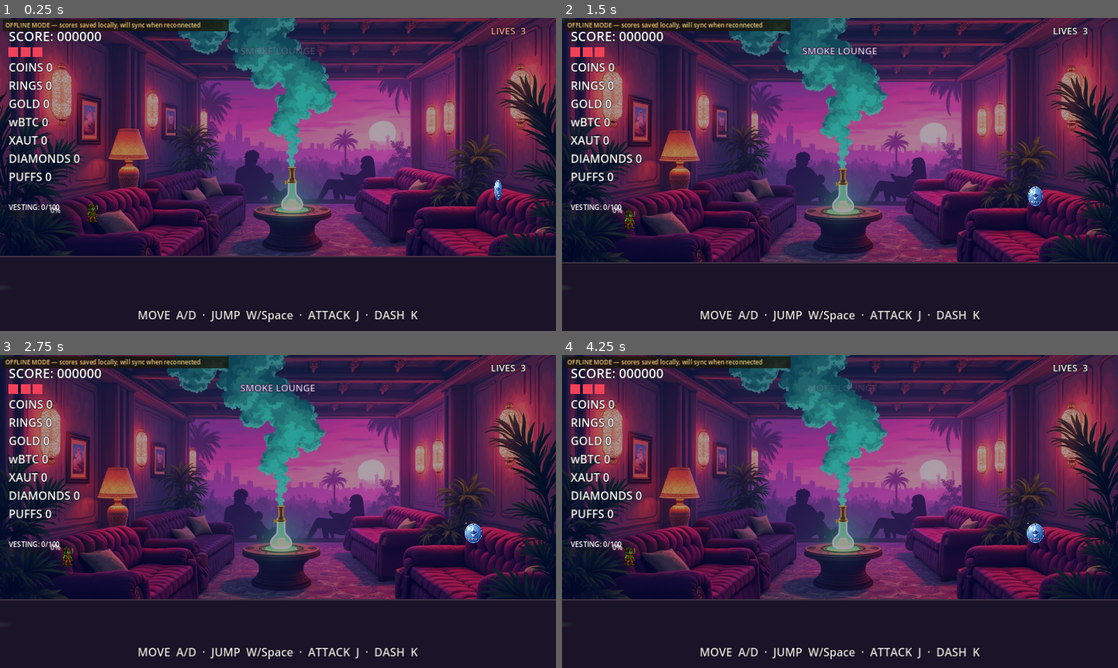
Above: before the commit, frames 1-4 (two rows, left to right).
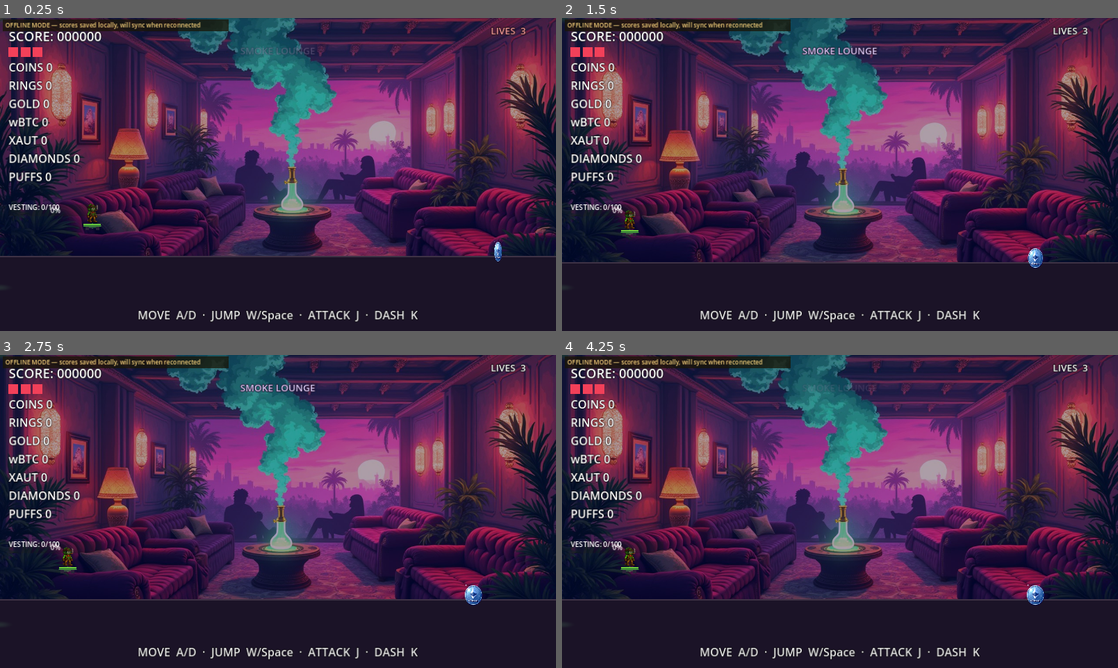
Above: after the commit, the same moments.

Repository: youngstunners88/GM-GAME
Game: Godot game, scene res://src/level/secret_realm.tscn
The game is run twice, just before and just after one commit, with the same random seed, the same clock (stepped at 60 frames per second) and the same inputs. This scene is started directly instead of the project's main scene. Sound files missing from this copy of the repository are replaced by a short silence.
Inputs (mouse positions are in pixels of both pictures, inside the frame that each line leads up to):
- Up to frame 1 (0.25 s): no input
- Up to frame 2 (1.5 s): tap Enter at 0.5 s; move the mouse to (962, 158) at 0.52 s; hold D (move_right) 0.53-1.25 s; hold Space (jump) 0.53-1.25 s; click (962, 158) at 0.67 s; drag from (728, 190) to (628, 227) at 1.27 s
- Up to frame 3 (2.75 s): move the mouse to (333, 442) at 2.02 s; hold A (move_left) from 2.03 s (still down); hold Space (jump) from 2.03 s (still down); tap K (dash) at 2.1 s; click (333, 442) at 2.17 s
- Up to frame 4 (4.25 s): release A (move_left) at 2.75 s; release Space (jump) at 2.75 s; drag from (812, 574) to (628, 564) at 2.77 s; move the mouse to (1006, 558) at 3.52 s; hold D (move_right) from 3.53 s (still down); hold Shift (sprint) from 3.53 s (still down); click (1006, 558) at 3.67 s; tap Space (jump) at 3.77, 3.8, 4.07 s

The runs differ from the first frame. In frame 1, 0.2% of the frame differs, in the area x 15-91%, y 51-78%; in frame 2, 0.3%; in frame 3, 0.4%, in the area x 10-87%, y 53-80%; in frame 4, 0.4%.
Error in both runs: Invalid call. Nonexistent function 'is_action_just_pressed' in base 'InputEventKey'. (res://src/ui/pause_menu.gd:12)

Commit message:
fix(owner-screenshots): Smoke Lounge skate cruise + third boss two-way damage
P4 Smoke Lounge skateboard (founder: skate to the tokens, no jumping):
  - Every reward moved to skate height. They were at FLOOR_SURFACE_Y-170 and
    -260, i.e. 170-260px above a floor Lil Blunt's ~32px body stands on, so
    EVERY token required a jump - the exact platforming the lounge is not
    meant to be. Now spawned at world y=632, measured against the real
    hurtbox band (630..658) rather than estimated.
  - Board drawn under him from primitives, anchored so the wheels sit on the
    floor. Corrected after review: the player's collision origin is TOP-LEFT
    with feet at +32, not centred, so my first offsets left it hovering.
  - Mouse steering via a new opt-in Player.steer_override (keyboard always
    wins). Gated on the pointer actually being used - a first pass would
    have had a cursor resting off-centre steer him away forever with the
    player's hands off the controls.
  Numbers from a Grok 4.5 spec, each one cross-checked against player.tscn;
  three of its suggestions were rejected as wrong (camera lookahead is a
  shared const the campaign uses, a wheel-spin unit error, and a sprite
  tint that _update_sprite_color overwrites every frame).

P8 Third boss unimpacted both ways - ROOT CAUSE: claim_jumper.tscn's Hitbox
  Area2D shipped with collision_layer = 0 AND collision_mask = 0. A mask of
  0 detects nothing and a layer of 0 is detected by nothing, so neither
  body_entered (boss hurts player) nor area_entered (player's projectiles
  hurt boss) could ever fire. The two working bosses both use layer 4 /
  mask 70. The root CharacterBody2D also had no layers at all, defaulting
  to the World layer. Set to match the Auditor/Distributor convention, and
  the hitbox now monitors for the whole fight like the Distributor's does
  (incoming damage stays gated by take_damage's own VULNERABLE check).

Gates: script_compile 115/78 PASS.

Diff:
--- a/src/boss/claim_jumper.gd
+++ b/src/boss/claim_jumper.gd
@@ -59,6 +59,14 @@
 	hitbox_shape.shape = collision.shape
 	hitbox.body_entered.connect(_on_hitbox_body_entered)
 	hitbox.area_entered.connect(_on_hitbox_area_entered)
+	# Detect overlaps for the WHOLE fight, not only the VULNERABLE window —
+	# the same contract the Distributor uses. Founder: "the third boss is
+	# unimpacted by Lil Blunt's strikes and vice versa". Incoming damage is
+	# still gated by take_damage()'s own VULNERABLE check below, so this does
+	# not make him a free target; it is what makes walking into him actually
+	# cost the player something.
+	hitbox.set_deferred("monitoring", true)
+	hitbox.set_deferred("monitorable", true)
 	boss_display_name = "The Claim Jumper"
 	_setup_health_bar()
 	BossVoiceSystem.set_active(self, BOSS_ID)
--- a/src/boss/claim_jumper.tscn
+++ b/src/boss/claim_jumper.tscn
@@ -7,6 +7,8 @@
 size = Vector2(80, 80)
 
 [node name="ClaimJumper" type="CharacterBody2D"]
+collision_layer = 4
+collision_mask = 13
 script = ExtResource("1_claim_jumper")
 
 [node name="ColorRect" type="Node2D" parent="."]
@@ -19,8 +21,8 @@
 shape = SubResource("RectangleShape2D_1")
 
 [node name="Hitbox" type="Area2D" parent="."]
-collision_layer = 0
-collision_mask = 0
+collision_layer = 4
+collision_mask = 70
 
 [node name="CollisionShape2D" type="CollisionShape2D" parent="Hitbox"]
 shape = SubResource("RectangleShape2D_1")
--- a/src/level/secret_realm.gd
+++ b/src/level/secret_realm.gd
@@ -46,6 +46,7 @@
 	_setup_under_floor_skirt()
 	_setup_ground_smoke()
 	_spawn_player()
+	_setup_skateboard()
 	_setup_rewards()
 	_setup_bong_alcove(BOUNDS * 0.33)
 	_setup_protocol_plinth(BOUNDS * 0.55)
@@ -60,6 +61,7 @@
 		AudioManager.play_voice("secret_ambient"))
 
 func _process(delta: float) -> void:
+	_update_skate(delta)
 	# Performance budget (spec 1.2): dynamic emission reduction below 45 FPS
 	# rather than a fixed cap that never adapts to a slower device.
 	if _smoke == null or not is_instance_valid(_smoke):
@@ -145,6 +147,113 @@
 		if b.is_in_group("player") and b.has_method("pit_death"):
 			b.pit_death())
 	add_child(kz)
+
+## THE SKATE CRUISE (founder, 2026-08-04): "Lil Blunt having a skateboard and
+## skating through the Smoke Lounge as opposed to walking through so that the
+## play is not jumping to the token but instead is pressing the keyboard
+## arrows or using the mouse to direct Lil Blunt to the tokens".
+##
+## Deliberately implemented as DRESSING + INPUT, not as a new physics mode:
+##   * every collectible now sits at skate height (see _setup_rewards), so
+##     the room is cleared by pure left/right travel and jumping is never
+##     required for anything;
+##   * a board is drawn under Lil Blunt so he reads as riding, not walking;
+##   * the mouse can steer (hold anywhere / move the cursor) via the player's
+##     opt-in steer_override, keyboard always taking precedence.
+## Nothing here changes Player's physics constants, so the three campaign
+## levels and Blaze Rush are untouched.
+var _skater: Node2D = null
+var _board: Node2D = null
+
+func _setup_skateboard() -> void:
+	_skater = get_tree().get_first_node_in_group("player") as Node2D
+	if _skater == null:
+		return
+	_skater.set("steer_override_active", true)
+	_board = Node2D.new()
+	# Anchored so the WHEELS touch the floor, not the shins.
+	#
+	# The player's collision box is 32x32 with its origin at TOP-LEFT, so his
+	# feet are at player-local y = 32. My first pass assumed a centred origin
+	# and left the board hovering ~10px above the deck. Offsets below are
+	# relative to this node at player-local (16, 26), which puts the deck
+	# centre under him and the wheel bottoms exactly on y = 32.
+	_board.position = Vector2(16, 26)
+	_board.z_index = -1
+	# Under-glow first so the deck draws over it — same "lift source" read as
+	# the Distributor's levitating diamond.
+	var glow := Polygon2D.new()
+	glow.polygon = PackedVector2Array([
+		Vector2(-24, -3), Vector2(0, -9), Vector2(24, -3), Vector2(0, 3)])
+	glow.color = Color(0.45, 1.0, 0.4, 0.28)
+	_board.add_child(glow)
+	for wheel_x in [-16.0, 8.0]:
+		var wheel := ColorRect.new()
+		wheel.size = Vector2(8, 8)          # bottom lands on player-local y=32
+		wheel.position = Vector2(wheel_x, -2)
+		wheel.color = Color(0.165, 0.133, 0.220, 1.0)
+		_board.add_child(wheel)
+	for truck_x in [-14.0, 10.0]:
+		var truck := ColorRect.new()
+		truck.size = Vector2(4, 2)
+		truck.position = Vector2(truck_x, -3)
+		truck.color = COLOR_CUSHION
+		_board.add_child(truck)
+	var deck := ColorRect.new()
+	deck.size = Vector2(40, 6)
+	deck.position = Vector2(-20, -8)
+	deck.color = Color(0.25, 0.55, 0.22, 1.0)   # weed-green deck
+	_board.add_child(deck)
+	var lip := ColorRect.new()
+	lip.size = Vector2(40, 2)
+	lip.position = Vector2(-20, -8)
+	lip.color = Color(0.55, 1.0, 0.25, 1.0)     # lime grip stripe
+	_board.add_child(lip)
+	_skater.add_child(_board)
+
+## Mouse steering + a touch of board tilt. Runs from _process.
+##
+## Mouse steering is GATED on the player actually using the mouse — held
+## button, or pointer moved in the last MOUSE_STEER_GRACE seconds. Without
+## that gate a cursor left resting anywhere off-centre reads as a permanent
+## full-strength steer input and Lil Blunt skates away on his own with the
+## player's hands off the controls. (Caught in review of my first pass.)
+const MOUSE_DEAD_ZONE: float = 24.0
+const MOUSE_SATURATION: float = 220.0
+const MOUSE_STEER_GRACE: float = 1.5
+var _last_mouse_x: float = -1.0
+var _mouse_active_for: float = 0.0
+
+func _update_skate(delta: float) -> void:
+	if _skater == null or not is_instance_valid(_skater):
+		return
+	var vp := _skater.get_viewport()
+	var mouse := vp.get_mouse_position()
+	# Track real pointer movement so a stationary cursor stops steering.
+	if _last_mouse_x >= 0.0 and absf(mouse.x - _last_mouse_x) > 1.0:
+		_mouse_active_for = MOUSE_STEER_GRACE
+	else:
+		_mouse_active_for = maxf(0.0, _mouse_active_for - delta)
+	_last_mouse_x = mouse.x
+	var using_mouse := _mouse_active_for > 0.0 \
+		or Input.is_mouse_button_pressed(MOUSE_BUTTON_LEFT)
+
+	var steer := 0.0
+	if using_mouse:
+		# Measure against the VIEWPORT CENTRE, not the player's own screen
+		# position: the camera already keeps him centred, and a fixed
+		# reference doesn't wobble with camera smoothing.
+		var dx := mouse.x - vp.get_visible_rect().size.x * 0.5
+		if absf(dx) > MOUSE_DEAD_ZONE:
+			var mag := (absf(dx) - MOUSE_DEAD_ZONE) / (MOUSE_SATURATION - MOUSE_DEAD_ZONE)
+			steer = clampf(mag, 0.0, 1.0) * signf(dx)
+	_skater.set("steer_override", steer)
+	if _board:
+		# Lean into the carve. Uses the player's real velocity so the board
+		# sits flat when he's stopped, however the steer input looks.
+		var vx: float = _skater.velocity.x if "velocity" in _skater else 0.0
+		var lean := clampf(vx / 200.0, -1.0, 1.0)
+		_board.rotation = lerp_angle(_board.rotation, deg_to_rad(lean * 8.0), 12.0 * delta)
 
 ## THE "BOTTOM SLAB" — founder-reported 3+ times, never found by any previous
 ## session because everyone (including me) searched secret_realm.gd for a
@@ -259,15 +368,30 @@
 		cam.limit_bottom = int(FLOOR_Y + 120.0)
 
 ## The reward for finding the door: a run of high-value crypto coins + health,
-## spread across the full 5100px walk (scaled 3x from the original 1700px
-## layout) so they're "hidden in the haze" along the journey rather than
-## clustered in the first quarter of the room.
+## spread across the full 5100px walk.
+##
+## SKATE HEIGHT (founder, 2026-08-04): "the play is not jumping to the token
+## but instead is pressing the keyboard arrows or using the mouse to direct
+## Lil Blunt to the tokens". These used to sit at FLOOR_SURFACE_Y - 170 and
+## -260 — i.e. 170-260px above the floor, when Lil Blunt's body is only ~28px
+## tall. Every single one REQUIRED a jump, which is exactly the platforming
+## the lounge is not supposed to be.
+##
+## Exact geometry (measured, not estimated — a Grok 4.5 spec cross-checked
+## against player.tscn by the investigation agent): the player's collision
+## box is 32x32 with its ORIGIN AT TOP-LEFT, so standing on this floor means
+## global_position.y = 628 and the Hurtbox spans world y 630..658. A token
+## spawns as a 20px box at its spawn Y, so spawn Y must land in 618..640 to
+## overlap the hurtbox on a pure horizontal pass. 632 centres it in that band.
+## FLOOR_SURFACE_Y (660) - 28 = 632.
+const SKATE_PICKUP_Y: float = 28.0
+
 func _setup_rewards() -> void:
 	for i in range(8):
-		EntitySpawner.spawn("coin_eth", Vector2(1080 + i * 390, FLOOR_SURFACE_Y - 170), self)
-	EntitySpawner.spawn("coin_btc", Vector2(2460, FLOOR_SURFACE_Y - 260), self)
-	EntitySpawner.spawn("coin_btc", Vector2(3150, FLOOR_SURFACE_Y - 260), self)
-	EntitySpawner.spawn("health_pickup", Vector2(3900, FLOOR_SURFACE_Y - 170), self)
+		EntitySpawner.spawn("coin_eth", Vector2(1080 + i * 390, FLOOR_SURFACE_Y - SKATE_PICKUP_Y), self)
+	EntitySpawner.spawn("coin_btc", Vector2(2460, FLOOR_SURFACE_Y - SKATE_PICKUP_Y), self)
+	EntitySpawner.spawn("coin_btc", Vector2(3150, FLOOR_SURFACE_Y - SKATE_PICKUP_Y), self)
+	EntitySpawner.spawn("health_pickup", Vector2(3900, FLOOR_SURFACE_Y - SKATE_PICKUP_Y), self)
 
 func _setup_portal() -> void:
 	var portal := preload("res://src/level/return_portal.tscn").instantiate()
--- a/src/player/player.gd
+++ b/src/player/player.gd
@@ -65,6 +65,13 @@
 ## die() against re-entry from multiple lethal hits in the same frame.
 var _dying: bool = false
 
+## Optional external horizontal steer, in the same -1..1 space as keyboard
+## input. Set by the Smoke Lounge so the founder's "or using the mouse to
+## direct Lil Blunt to the tokens" works. Inert everywhere else — the
+## campaign levels never touch it, so their input handling is unchanged.
+var steer_override_active: bool = false
+var steer_override: float = 0.0
+
 ## Ambient level-driven movement scaling (e.g. the Smoke Lounge's chill pace).
 ## Separate from power_up_handler's speed/jump multiplier so a level's mood
 ## and an active power-up compose multiplicatively instead of one clobbering
@@ -127,6 +134,12 @@
 	var movement_direction: float = input_handler.get_movement_direction()
 	if MobileInputHandler:
 		movement_direction = MobileInputHandler.get_movement_input()
+	# Smoke Lounge skate cruise: the level can drive steering directly (mouse
+	# aim) on frames where the player isn't already pressing a direction.
+	# Keyboard always wins so arrows never feel unresponsive. Opt-in and
+	# off by default, so no campaign level's handling changes.
+	if steer_override_active and is_zero_approx(movement_direction):
+		movement_direction = steer_override
 
 	# Bong flight: hold jump/up to rise, otherwise sink slowly. Overrides all
 	# normal gravity/wall/jump vertical logic for the duration. Trippy green
